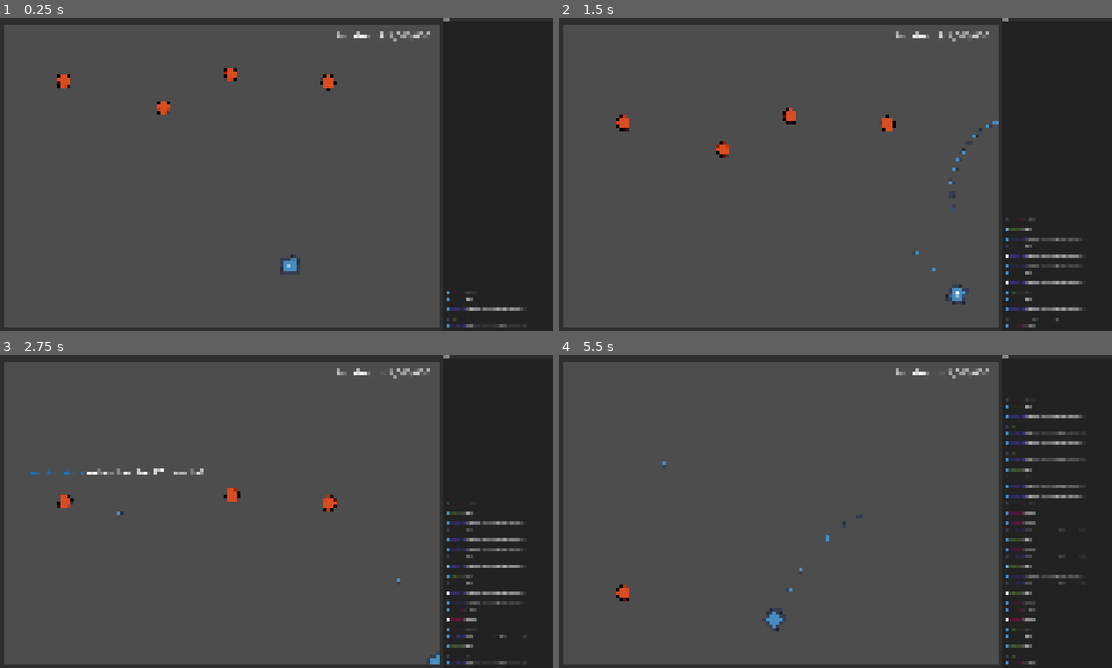
Above: before the commit, frames 1-4 (two rows, left to right).
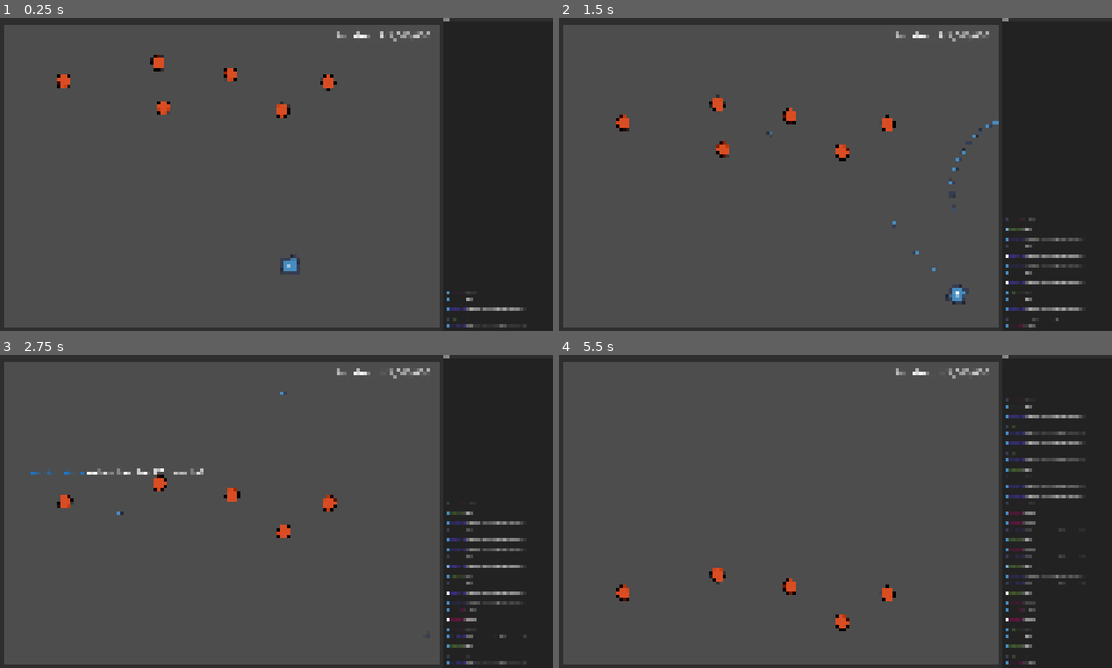
Above: after the commit, the same moments.

Repository: andrewfarinella/brackeys-game-jam-2026-1
Game: Godot game, scene res://scenes/main.tscn
Same seed, same stepped clock (60 frames per second), same inputs: the game is played once before the commit and once after it. The engine's default icon, where the game draws it, is replaced by a stand-in: a white triangle on a blue panel in a dark square.
Inputs (mouse positions are in pixels of both pictures, inside the frame that each line leads up to):
- Up to frame 1 (0.25 s): no input
- Up to frame 2 (1.5 s): move the mouse to (957, 158) at 0.52 s; press the mouse at (957, 158) at 0.53 s; hold D (Right) 0.53-1.28 s; move the mouse to (724, 190) at 1.27 s; release the mouse at (724, 190) at 1.28 s; hold S (Down) from 1.28 s (still down); click (724, 190) at 1.35 s
- Up to frame 3 (2.75 s): move the mouse to (331, 442) at 2.02 s; release S (Down) at 2.03 s; hold D (Right) from 2.03 s (still down); hold Shift (Sprint) from 2.03 s (still down); click (331, 442) at 2.3 s
- Up to frame 4 (5.5 s): move the mouse to (807, 574) at 2.77 s; release D (Right) at 2.78 s; release Shift (Sprint) at 2.78 s; hold W (Up) 2.78-3.53 s; click (807, 574) at 2.85 s; move the mouse to (1001, 558) at 3.52 s; press the mouse at (1001, 558) at 3.53 s; hold A (Left) 3.53-5.03 s; move the mouse to (669, 464) at 4.27 s; release the mouse at (669, 464) at 4.28 s; tap Shift (Sprint) at 4.35 s; click (669, 464) at 4.55 s; move the mouse to (863, 511) at 5.02 s; press the mouse at (863, 511) at 5.03 s; hold S (Down) from 5.03 s (still down)

The runs differ from the first frame. In frame 1, 0.2% of the frame differs, in the area x 27-53%, y 11-32%; in frame 2, 0.2%; in frame 3, 0.3%; in frame 4, 0.6%, in the area x 18-61%, y 34-89%.
Error after the commit: Invalid access to property or key 'global_position' on a base object of type 'previously freed'. (res://actors/gunner/gunner.gd:13)

Commit message:
Add gunner enemy

Diff:
--- /dev/null
+++ b/actors/gunner/gunner.gd
@@ -0,0 +1,16 @@
+extends Node2D
+@onready var hurtboxComponent: HurtboxComponent = $HurtboxComponent as HurtboxComponent
+@onready var spawnerComponent: SpawnerComponent = $SpawnerComponent as SpawnerComponent
+
+# Called when the node enters the scene tree for the first time.
+func _ready() -> void:
+	hurtboxComponent.hurt.connect(queue_free.unbind(1))
+	fire_weapon()
+
+func fire_weapon() -> void:
+	await get_tree().create_timer(randf_range(0.9, 1.2)).timeout
+	var bullet = spawnerComponent.spawn(global_position, %Projectiles) as Bullet
+	bullet.look_at(GameManager.hostCharacter.global_position)
+	bullet.rotate(deg_to_rad(90))
+	bullet.target_player()
+	fire_weapon()
--- /dev/null
+++ b/actors/gunner/gunner.tscn
@@ -0,0 +1,93 @@
+[gd_scene format=3 uid="uid://bgo8l1gfu5l4w"]
+
+[ext_resource type="Script" uid="uid://bj2wbfwxhafng" path="res://actors/gunner/gunner.gd" id="1_qv47h"]
+[ext_resource type="Texture2D" uid="uid://bwid5088rkysb" path="res://assets/goo/0001.png" id="2_oll2h"]
+[ext_resource type="Texture2D" uid="uid://bhhf8f1i6bjp1" path="res://assets/goo/0002.png" id="3_fehuh"]
+[ext_resource type="Texture2D" uid="uid://bddhxft7i1nk7" path="res://assets/goo/0003.png" id="4_6muww"]
+[ext_resource type="Texture2D" uid="uid://borsluy5s3ux7" path="res://assets/goo/0004.png" id="5_8da5f"]
+[ext_resource type="Texture2D" uid="uid://que7b8lgunli" path="res://assets/goo/0005.png" id="6_db0ul"]
+[ext_resource type="Texture2D" uid="uid://b77g7bn26up36" path="res://assets/goo/0006.png" id="7_8uu30"]
+[ext_resource type="Texture2D" uid="uid://c6ocfwal5063i" path="res://assets/goo/0007.png" id="8_ed203"]
+[ext_resource type="Texture2D" uid="uid://b0oxfylicph8s" path="res://assets/goo/0008.png" id="9_pbxan"]
+[ext_resource type="Texture2D" uid="uid://cgvfuwvyo614j" path="res://assets/goo/0009.png" id="10_sads6"]
+[ext_resource type="Texture2D" uid="uid://bj2jakced5rnv" path="res://assets/goo/0010.png" id="11_e3yoa"]
+[ext_resource type="Texture2D" uid="uid://pykiq2wdmtvx" path="res://assets/goo/0011.png" id="12_3cya5"]
+[ext_resource type="Texture2D" uid="uid://crjvvlu3ca8k0" path="res://assets/goo/0012.png" id="13_rvkcg"]
+[ext_resource type="Script" uid="uid://0jiyn3ggg7i7" path="res://components/movement/move.gd" id="14_t0fld"]
+[ext_resource type="Script" uid="uid://bplsnnnm84yir" path="res://components/hurtbox_component.gd" id="15_hl21u"]
+[ext_resource type="Script" uid="uid://c2x836gq3chhc" path="res://components/spawner_component.gd" id="16_bjhqy"]
+[ext_resource type="PackedScene" uid="uid://cstlssje27do0" path="res://projectiles/bullet/bullet.tscn" id="17_jtb2s"]
+
+[sub_resource type="SpriteFrames" id="SpriteFrames_bit6u"]
+animations = [{
+"frames": [{
+"duration": 1.0,
+"texture": ExtResource("2_oll2h")
+}, {
+"duration": 1.0,
+"texture": ExtResource("3_fehuh")
+}, {
+"duration": 1.0,
+"texture": ExtResource("4_6muww")
+}, {
+"duration": 1.0,
+"texture": ExtResource("5_8da5f")
+}, {
+"duration": 1.0,
+"texture": ExtResource("6_db0ul")
+}, {
+"duration": 1.0,
+"texture": ExtResource("7_8uu30")
+}, {
+"duration": 1.0,
+"texture": ExtResource("8_ed203")
+}, {
+"duration": 1.0,
+"texture": ExtResource("9_pbxan")
+}, {
+"duration": 1.0,
+"texture": ExtResource("10_sads6")
+}, {
+"duration": 1.0,
+"texture": ExtResource("11_e3yoa")
+}, {
+"duration": 1.0,
+"texture": ExtResource("12_3cya5")
+}, {
+"duration": 1.0,
+"texture": ExtResource("13_rvkcg")
+}],
+"loop": true,
+"name": &"default",
+"speed": 12.0
+}]
+
+[sub_resource type="CircleShape2D" id="CircleShape2D_sfjoh"]
+radius = 48.270073
+
+[node name="Gunner" type="Node2D" unique_id=1108700535]
+script = ExtResource("1_qv47h")
+
+[node name="AnimatedSprite2D" type="AnimatedSprite2D" parent="." unique_id=395704127]
+sprite_frames = SubResource("SpriteFrames_bit6u")
+autoplay = "default"
+frame_progress = 0.77718663
+
+[node name="MoveComponent" type="Node" parent="." unique_id=885344095 node_paths=PackedStringArray("actor")]
+script = ExtResource("14_t0fld")
+actor = NodePath("..")
+velocity = Vector2(0, 230)
+
+[node name="HurtboxComponent" type="Area2D" parent="." unique_id=689255192]
+collision_layer = 2
+collision_mask = 0
+script = ExtResource("15_hl21u")
+metadata/_custom_type_script = "uid://bplsnnnm84yir"
+
+[node name="CollisionShape2D" type="CollisionShape2D" parent="HurtboxComponent" unique_id=51897163]
+shape = SubResource("CircleShape2D_sfjoh")
+
+[node name="SpawnerComponent" type="Node2D" parent="." unique_id=1625653119]
+script = ExtResource("16_bjhqy")
+scene = ExtResource("17_jtb2s")
+metadata/_custom_type_script = "uid://c2x836gq3chhc"
--- a/actors/host/host.gd
+++ b/actors/host/host.gd
@@ -1,3 +1,4 @@
+class_name HostCharacter
 extends Node2D
 
 @onready var moveComponent: MoveComponent = $MoveComponent as MoveComponent
@@ -5,6 +6,7 @@
 @onready var positionClampComponent: PositionClampComponent = $PositionClampComponent as PositionClampComponent
 @onready var spawnerComponent: SpawnerComponent = $SpawnerComponent as SpawnerComponent
 @onready var weaponInputComponent: WeaponInputComponent = $WeaponInputComponent as WeaponInputComponent
+@onready var hurtboxComponent: HurtboxComponent = $HurtboxComponent as HurtboxComponent
 
 var rotationDeadzone:float = 0.2
 var rotationSpeed:float = 5.
@@ -13,6 +15,7 @@
 # Called when the node enters the scene tree for the first time.
 func _ready() -> void:
 	weaponInputComponent.weaponFired.connect(fire_weapon)
+	hurtboxComponent.hurt.connect(queue_free.unbind(1))
 
 func _process(delta: float) -> void:
 	if GameManager.inputScheme == GameManager.InputScheme.KBM:
@@ -34,3 +37,4 @@
 func fire_weapon() -> void:
 	var bullet = spawnerComponent.spawn(global_position, %Projectiles) as Bullet
 	bullet.rotation_degrees = rotation_degrees
+	bullet.target_enemies()
--- a/actors/host/host.tscn
+++ b/actors/host/host.tscn
@@ -9,6 +9,10 @@
 [ext_resource type="Script" uid="uid://c2x836gq3chhc" path="res://components/spawner_component.gd" id="6_5jnfj"]
 [ext_resource type="PackedScene" uid="uid://cstlssje27do0" path="res://projectiles/bullet/bullet.tscn" id="7_qcsgy"]
 [ext_resource type="Script" uid="uid://c602xy1d2jwmu" path="res://components/weapons/weapon_input.gd" id="9_qm0t1"]
+[ext_resource type="Script" uid="uid://bplsnnnm84yir" path="res://components/hurtbox_component.gd" id="10_qm0t1"]
+
+[sub_resource type="CircleShape2D" id="CircleShape2D_ep15l"]
+radius = 20.0
 
 [node name="Host" type="Node2D" unique_id=85555668]
 script = ExtResource("1_pb36o")
@@ -41,3 +45,10 @@
 script = ExtResource("6_5jnfj")
 scene = ExtResource("7_qcsgy")
 metadata/_custom_type_script = "uid://c2x836gq3chhc"
+
+[node name="HurtboxComponent" type="Area2D" parent="." unique_id=1339164559]
+script = ExtResource("10_qm0t1")
+metadata/_custom_type_script = "uid://bplsnnnm84yir"
+
+[node name="CollisionShape2D" type="CollisionShape2D" parent="HurtboxComponent" unique_id=1511836439]
+shape = SubResource("CircleShape2D_ep15l")
--- a/projectiles/bullet/bullet.gd
+++ b/projectiles/bullet/bullet.gd
@@ -7,3 +7,9 @@
 func _ready() -> void:
 	visibleOnScreenNotifier.screen_exited.connect(queue_free)
 	hitboxComponent.hit_hurtbox.connect(queue_free.unbind(1))
+
+func target_player() -> void:
+	hitboxComponent.collision_mask = 1
+
+func target_enemies() -> void:
+	hitboxComponent.collision_mask = 2
--- a/projectiles/bullet/bullet.tscn
+++ b/projectiles/bullet/bullet.tscn
@@ -27,7 +27,7 @@
 
 [node name="HitboxComponent" type="Area2D" parent="." unique_id=214214456]
 collision_layer = 0
-collision_mask = 2
+collision_mask = 0
 script = ExtResource("4_sils6")
 metadata/_custom_type_script = "uid://dung32ibr41lw"
 
--- /dev/null
+++ b/scenes/game_screen/game_screen.gd
@@ -0,0 +1,6 @@
+extends Node2D
+
+
+# Called when the node enters the scene tree for the first time.
+func _ready() -> void:
+	GameManager.hostCharacter = $Host
--- a/scenes/game_screen/game_screen.tscn
+++ b/scenes/game_screen/game_screen.tscn
@@ -1,9 +1,12 @@
 [gd_scene format=3 uid="uid://cs147f4fyys0f"]
 
 [ext_resource type="PackedScene" uid="uid://dodd17x73i3fw" path="res://actors/host/host.tscn" id="1_3uriw"]
+[ext_resource type="Script" uid="uid://bv2dfpxs3xfe1" path="res://scenes/game_screen/game_screen.gd" id="1_4hxb2"]
 [ext_resource type="PackedScene" uid="uid://dg5g4p3gcq824" path="res://actors/goo/goo.tscn" id="2_dv2sx"]
+[ext_resource type="PackedScene" uid="uid://bgo8l1gfu5l4w" path="res://actors/gunner/gunner.tscn" id="4_3o8ta"]
 
-[node name="Node2D" type="Node2D" unique_id=1421490685]
+[node name="GameScreen" type="Node2D" unique_id=1421490685]
+script = ExtResource("1_4hxb2")
 metadata/_edit_horizontal_guides_ = [2171.0]
 metadata/_edit_vertical_guides_ = [3073.0]
 
@@ -24,3 +27,9 @@
 
 [node name="Projectiles" type="Node" parent="." unique_id=1617358623]
 unique_name_in_owner = true
+
+[node name="Gunner" parent="." unique_id=1319699862 instance=ExtResource("4_3o8ta")]
+position = Vector2(1077, 215)
+
+[node name="Gunner2" parent="." unique_id=606174623 instance=ExtResource("4_3o8ta")]
+position = Vector2(1936, 544)
--- a/scripts/autoloads/game_manager.gd
+++ b/scripts/autoloads/game_manager.gd
@@ -6,6 +6,7 @@
 }
 
 var inputScheme:InputScheme = InputScheme.KBM
+var hostCharacter:HostCharacter
 
 func _input(event: InputEvent) -> void:
 	if event is InputEventMouse: return
Not shown, added: actors/gunner/gunner.gd.uid
Not shown, added: scenes/game_screen/game_screen.gd.uid
